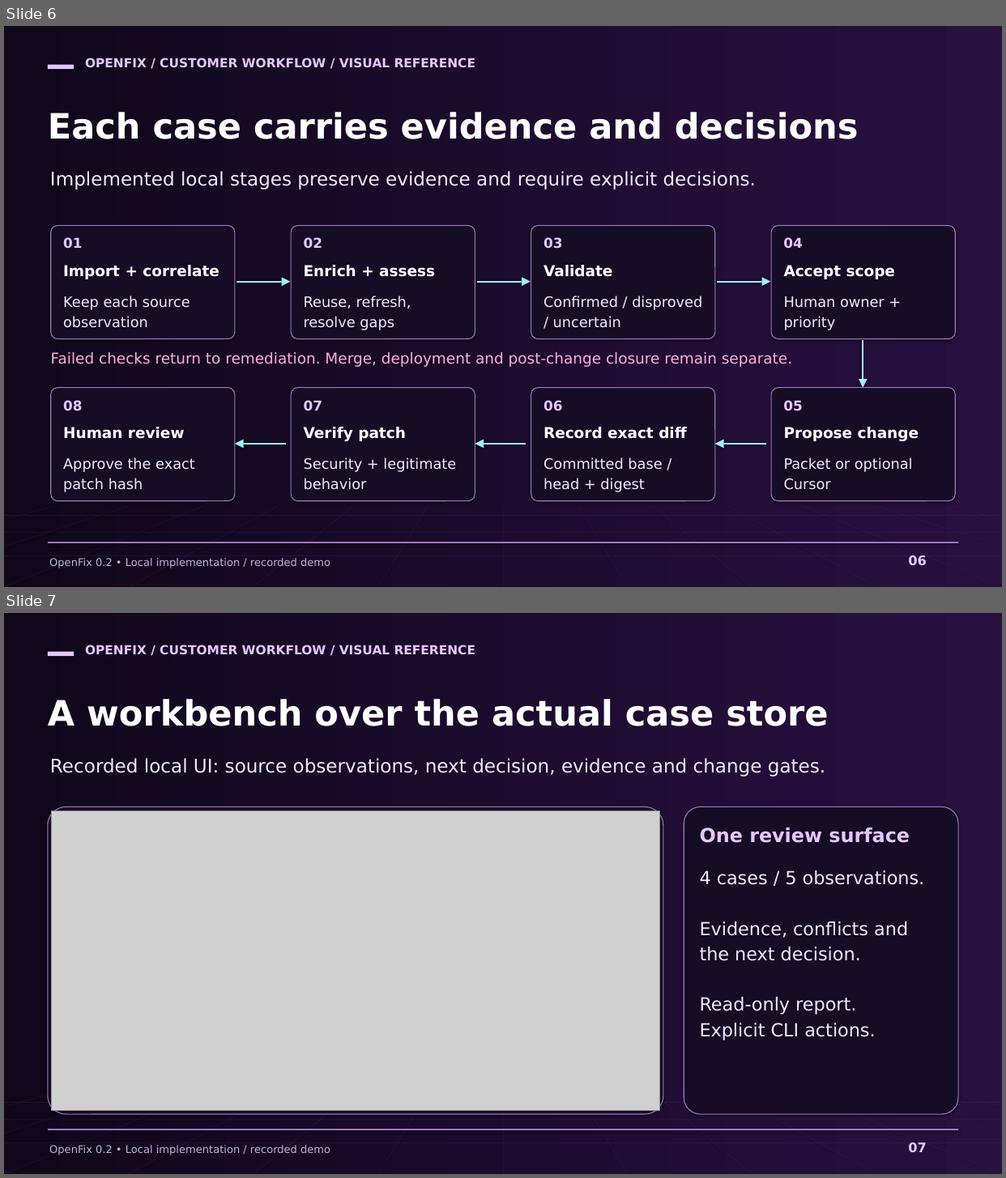
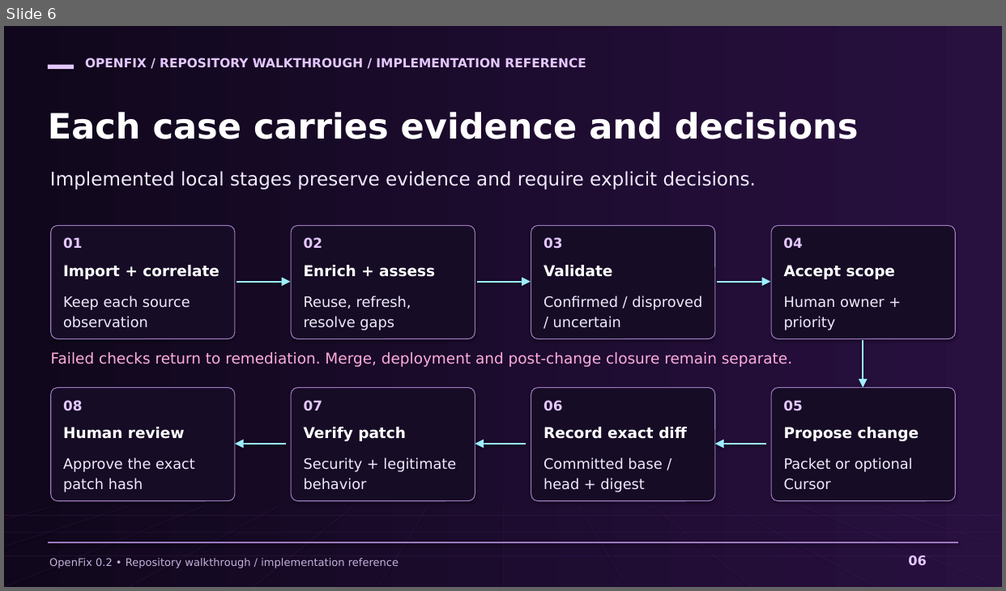
Before and after one commit to markusweldon/openfix, a slide deck: docs/prep/openfix-customer-workflow.pptx. Shown one above the other, each under a label of ours: slides 6 and 7 before the commit, slide 6 after it. The pictures are 1006x1178 and 1006x591 pixels, drawn with LibreOffice and Linux fonts; fonts in the diff are those of the drawing; grey boxes stand for pictures. Boxes give left, top, right and bottom in pixels: in the first picture for what was removed or moved away, otherwise in the second. Text is boxed around its words. In the diff, an @@ line names an element or a change of style, - is before the commit and + after.

Commit message:
Lead OpenFix with repository value and detailed architecture diagrams
Add a source-reading walkthrough, AI security versus mature DevSecOps explanation, and nine rendered Mermaid diagrams covering system boundaries, evidence, lifecycle, agent handoffs, data, production evolution and evaluation. Preserve implementation/proposal distinctions and explain design tradeoffs.

Remove checked-in playback assets and reframe README, preparation materials and the purple deck around repository discussion. Validate links, diagram rendering/source agreement, and all sixteen slide exports. Runtime code is unchanged.

```diff
--- a/docs/prep/openfix-customer-workflow.pptx
+++ b/docs/prep/openfix-customer-workflow.pptx
@@ slide 7 removed at bbox=[4, 613, 1002, 1174], background #10071C @@
@@ rectangle removed at bbox=[4, 613, 1002, 1174] @@
@@ rounded rectangle removed at bbox=[48, 652, 74, 656] @@
@@ text removed at bbox=[85, 645, 475, 655] @@
-OPENFIX / CUSTOMER WORKFLOW / VISUAL REFERENCE
@@ text removed at bbox=[48, 699, 828, 726] @@
-A workbench over the actual case store
@@ text removed at bbox=[50, 758, 825, 777] @@
-Recorded local UI: source observations, next decision, evidence and change gates.
@@ rounded rectangle removed at bbox=[48, 807, 663, 1114] @@
@@ rounded rectangle removed at bbox=[684, 807, 958, 1114] @@
@@ picture removed at bbox=[52, 811, 659, 1110] @@
@@ text removed at bbox=[700, 828, 910, 843] @@
-One review surface
@@ text removed at bbox=[700, 871, 925, 1041] @@
-4 cases / 5 observations.
-Evidence, conflicts and
-the next decision.
-Read-only report.
-Explicit CLI actions.
@@ line removed from (54, 1093) to (4, 1174) @@
@@ line removed from (129, 1093) to (4, 1174) @@
@@ line removed from (203, 1093) to (4, 1174) @@
@@ line removed from (279, 1093) to (129, 1174) @@
@@ line removed from (353, 1093) to (253, 1174) @@
@@ line removed from (428, 1093) to (378, 1174) @@
@@ line removed from (503, 1093) to (503, 1174) @@
@@ line removed from (577, 1093) to (628, 1174) @@
@@ line removed from (653, 1093) to (752, 1174) @@
@@ line removed from (727, 1093) to (877, 1174) @@
@@ line removed from (803, 1093) to (1002, 1174) @@
@@ line removed from (877, 1093) to (1002, 1174) @@
@@ line removed from (952, 1093) to (1002, 1174) @@
@@ line removed from (4, 1102) to (1002, 1102) @@
@@ line removed from (4, 1119) to (1002, 1119) @@
@@ line removed from (4, 1143) to (1002, 1143) @@
@@ line removed from (48, 1130) to (958, 1130) @@
@@ text removed at bbox=[49, 1145, 330, 1156] @@
-OpenFix 0.2 • Local implementation / recorded demo
@@ text removed at bbox=[908, 1143, 926, 1152] @@
-07
@@ slide 6 changed as well @@
@@ text at bbox=[85, 58, 586, 68]: text changed @@
-OPENFIX / CUSTOMER WORKFLOW / VISUAL REFERENCE
+OPENFIX / REPOSITORY WALKTHROUGH / IMPLEMENTATION REFERENCE
@@ text at bbox=[49, 558, 398, 569]: text changed @@
-OpenFix 0.2 • Local implementation / recorded demo
+OpenFix 0.2 • Repository walkthrough / implementation reference
```
Also in this commit, not shown: 14 other slides changed, 1 slide added, 23 other files.
